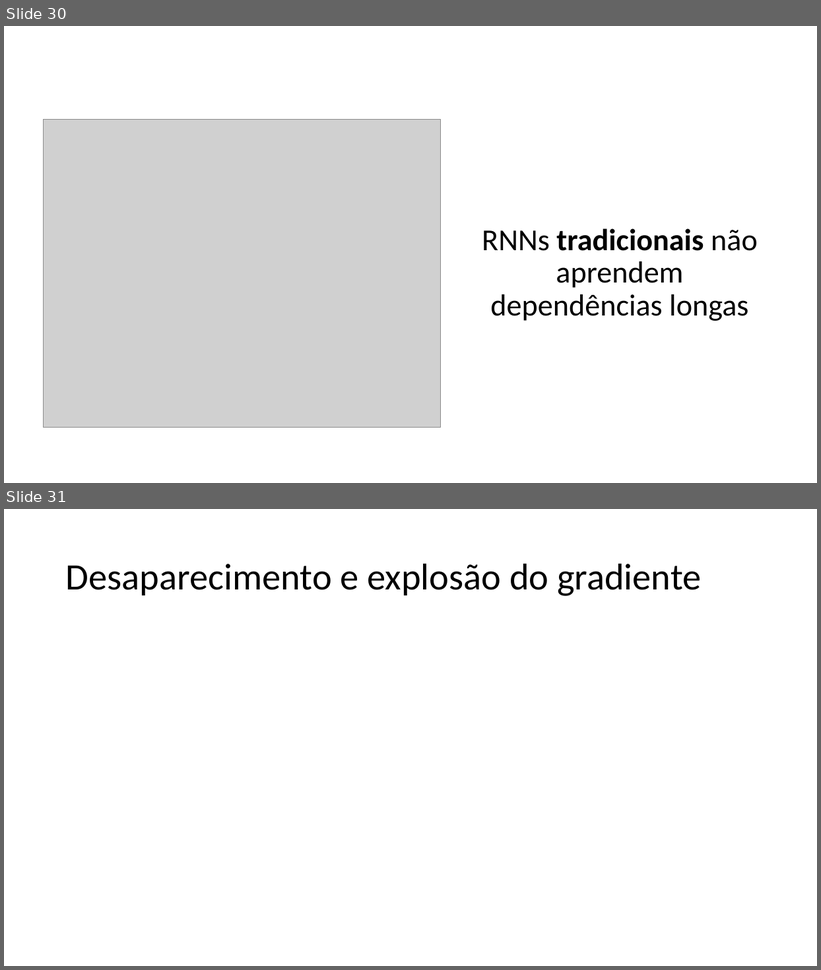
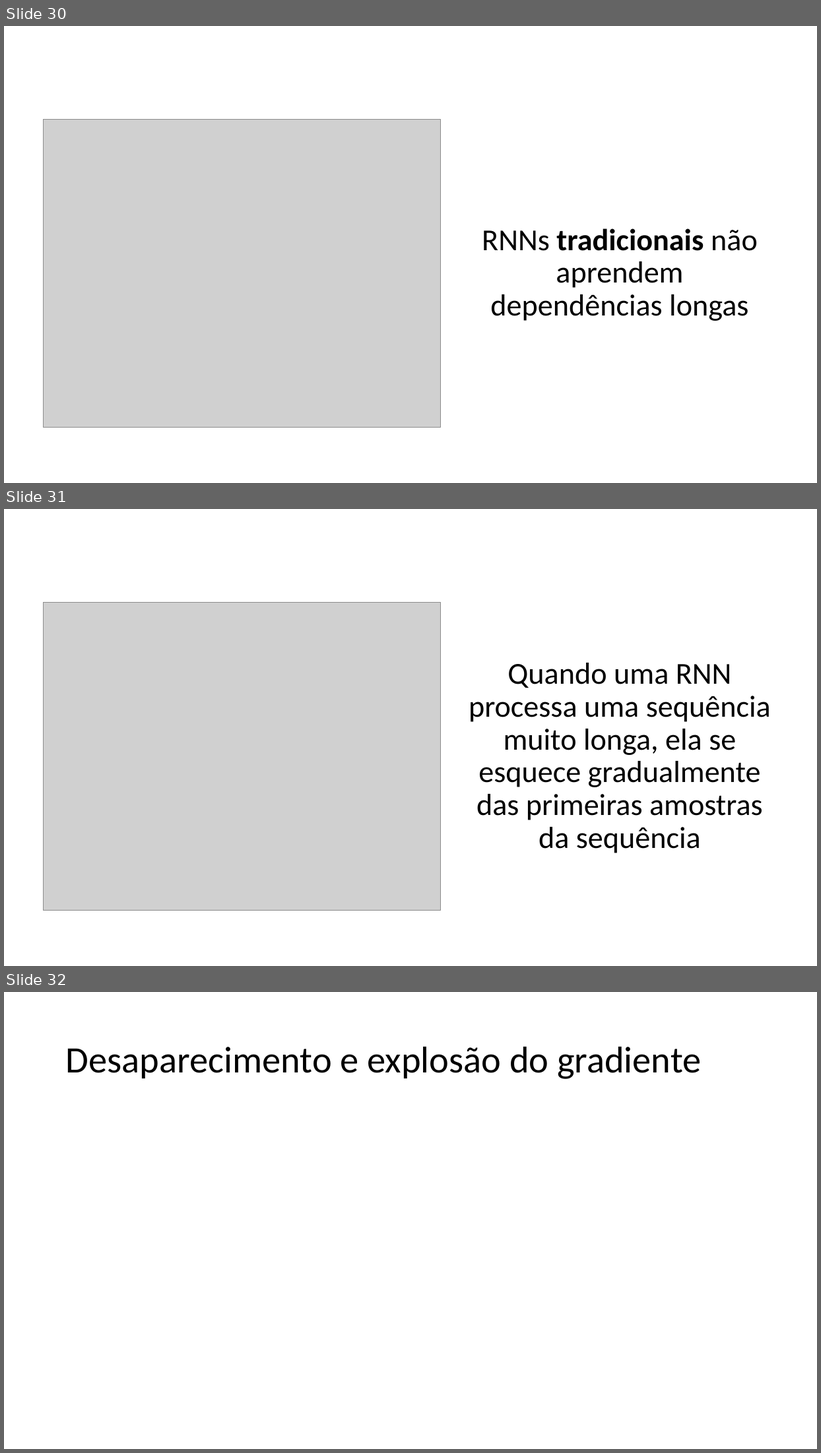
Before and after one commit to zz4fap/c24_inteligencia_artificial, a slide deck: slides/C24_RNN.pptx. Shown one above the other, each under a label of ours: slides 30 and 31 before the commit, slides 30, 31 and 32 after it. The pictures are 821x970 and 821x1453 pixels, drawn with LibreOffice and Linux fonts; fonts in the diff are those of the drawing; grey boxes stand for pictures. Boxes give left, top, right and bottom in pixels: in the first picture for what was removed or moved away, otherwise in the second. Text is boxed around its words. In the diff, an @@ line names an element or a change of style, - is before the commit and + after.

Commit message:
update of slides

```diff
--- a/slides/C24_RNN.pptx
+++ b/slides/C24_RNN.pptx
@@ slide 31 added at box(4, 509, 817, 966), background #FFFFFF @@
@@ picture added at box(43, 602, 441, 911) @@
@@ text added at box(469, 663, 771, 854), 36 pt, text #000000 @@
+Quando uma RNN processa uma sequência muito longa, ela se esquece gradualmente das primeiras amostras da sequência
@@ what was slide 31 is now slide 32 @@
```
